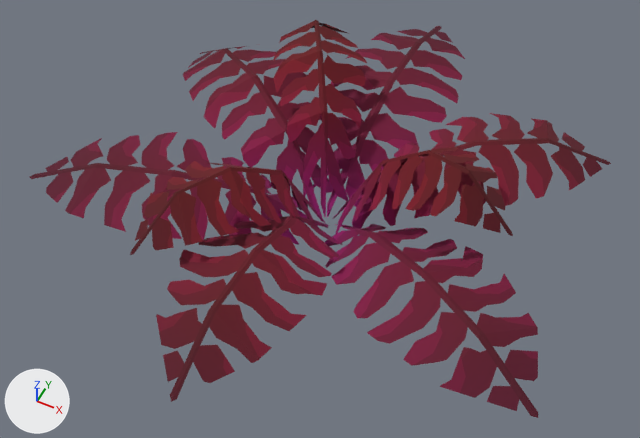
A saved change to the glTF model assets/synty/synty-plant-fern-leaves-01.gltf.
One viewpoint serves both versions: a camera (50 mm lens) standing at (0.636, -1.315, 1.652) and looking at (0.01, -0.063, 0.087). Every picture has the same lights, and +X, +Y and +Z are marked at lower left. The older version comes first. Vertices at exactly the same position are counted once.

In view in the first picture: 'SM_Plant_Fern_Leaves_01'.
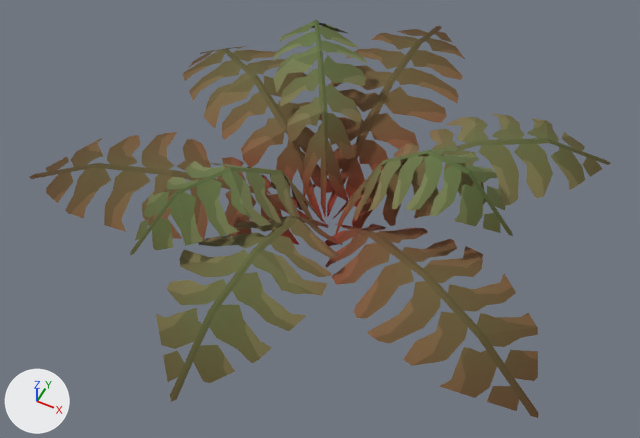
What differs and where, as boxes [x1, y1, x2, y2] in the pictures (640 x 438 px):
part 1 of me_sm_plant_fern_leaves_01, recoloured: [30, 26, 611, 418] in both
part 2 of me_sm_plant_fern_leaves_01, recoloured (pink to red): [237, 115, 424, 278] in both
part 3 of me_sm_plant_fern_leaves_01, recoloured (lighter): [130, 20, 570, 360] in both

Patch to the scene script:
```diff
--- a/assets/synty/synty-plant-fern-leaves-01.gltf.py
+++ b/assets/synty/synty-plant-fern-leaves-01.gltf.py
@@ me_sm_plant_fern_leaves_01 @@
 me_sm_plant_fern_leaves_01.from_pydata(...)  # 102 vertices, 126 faces; spans x -0.664..0.63, y -0.671..0.727, z 0.0..0.34
 # used by ob_sm_plant_fern_leaves_01; location = (0.0, 0.0, 0.0)
+# me_sm_plant_fern_leaves_01 part 1: 59 faces centred in x -0.574..0.556, y -0.57..0.618, z 0.117..0.214 are repainted in the vertex colours; the middle colour goes from pink #ff0099 to pink #ffaeae
+# me_sm_plant_fern_leaves_01 part 2: 27 faces centred in x -0.152..0.16, y -0.133..0.146, z 0.036..0.117 are repainted in the vertex colours; the middle colour goes from pink #ff00f7 to red #ff1212
+# me_sm_plant_fern_leaves_01 part 3: 40 faces centred in x -0.245..0.416, y -0.469..0.381, z 0.223..0.318 are repainted in the vertex colours; the middle colour goes from pink #ff0060 to pale pink #ffe1e1
 me_sm_plant_fern_leaves_01.materials.append(mat_tree)
```
